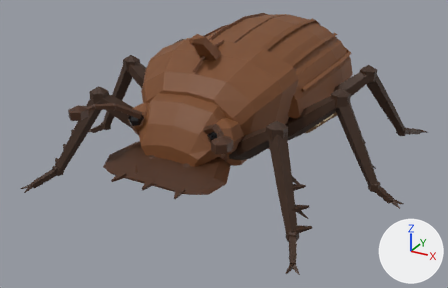
The glTF model Модели/Жуки/builder_beetle.glb as it was, and as the next commit left it.
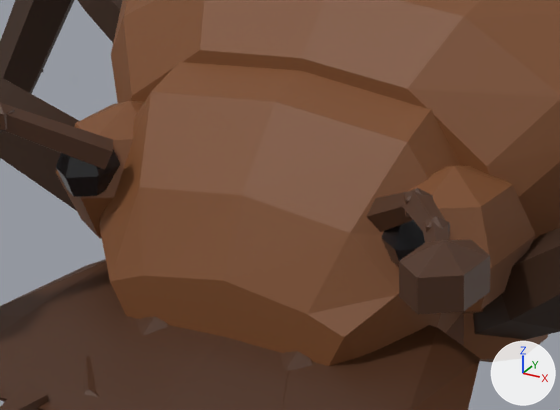
Each version appears first whole from a 50 mm camera at (3.42, -6.41, 3.38) aimed at (-0.05, -0.12, 0.24), and next in a close-up on the part from 26% to 56% of the width and 27% to 62% of the height. The axes (+X, +Y, +Z) are drawn at lower right. The lights are the same throughout. The first two pictures are the older version. Where no turn or scale is listed for an object, it has been applied to the vertices. Vertices at exactly the same position are counted once.

Names of what the first close-up shows: 'AntSeg1003', 'AntSeg4002', 'EyeLeft001', 'EyeRight001', 'Femur000', 'Femur001', 'HeadBase001', 'ROOT_00', 'ThoraxCore', 'Tibia003', 'cheek_L', 'cheek_R', 'shovel_plate' and 11 more.
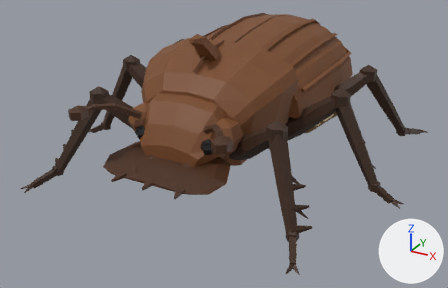
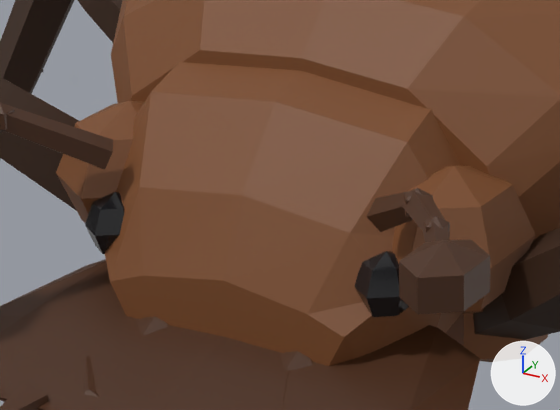
Edits to the scene script, one JSON object a line:
```json
{"block": "me_eyeleft001", "where": "# used by ob_eyeleft001; location = (0.0, 0.0, 0.0)"}
{"op": "remove", "block": "me_eyeleft001", "code": "me_eyeleft001.from_pydata(...)  # 20 vertices, 36 faces; spans x 0.431..0.569, y -1.4..-1.2, z 0.81..0.99"}
{"op": "add", "block": "me_eyeleft001", "code": "me_eyeleft001.from_pydata(...)  # 20 vertices, 36 faces; spans x 0.346..0.485, y -1.4..-1.2, z 0.662..0.842"}
{"block": "me_eyeleft001", "change": "me_eyeleft001 part 1: the whole mesh is moved by (-0.084, 0.0, -0.148)"}
{"block": "me_eyeright001", "where": "# used by ob_eyeright001; location = (0.0, 0.0, 0.0)"}
{"op": "remove", "block": "me_eyeright001", "code": "me_eyeright001.from_pydata(...)  # 20 vertices, 36 faces; spans x -0.569..-0.431, y -1.4..-1.2, z 0.81..0.99"}
{"op": "add", "block": "me_eyeright001", "code": "me_eyeright001.from_pydata(...)  # 20 vertices, 36 faces; spans x -0.485..-0.346, y -1.4..-1.2, z 0.662..0.842"}
{"block": "me_eyeright001", "change": "me_eyeright001 part 2: the whole mesh is moved by (0.084, 0.0, -0.148)"}
```

Pixel boxes [x1, y1, x2, y2] of what changed, in the close-ups (560 x 410 px):
```json
{"object": "EyeLeft001", "change": "moved", "before": [381, 220, 425, 267], "after": [355, 251, 409, 317]}
{"object": "EyeRight001", "change": "moved", "before": [56, 150, 120, 197], "after": [85, 192, 124, 254]}
```
